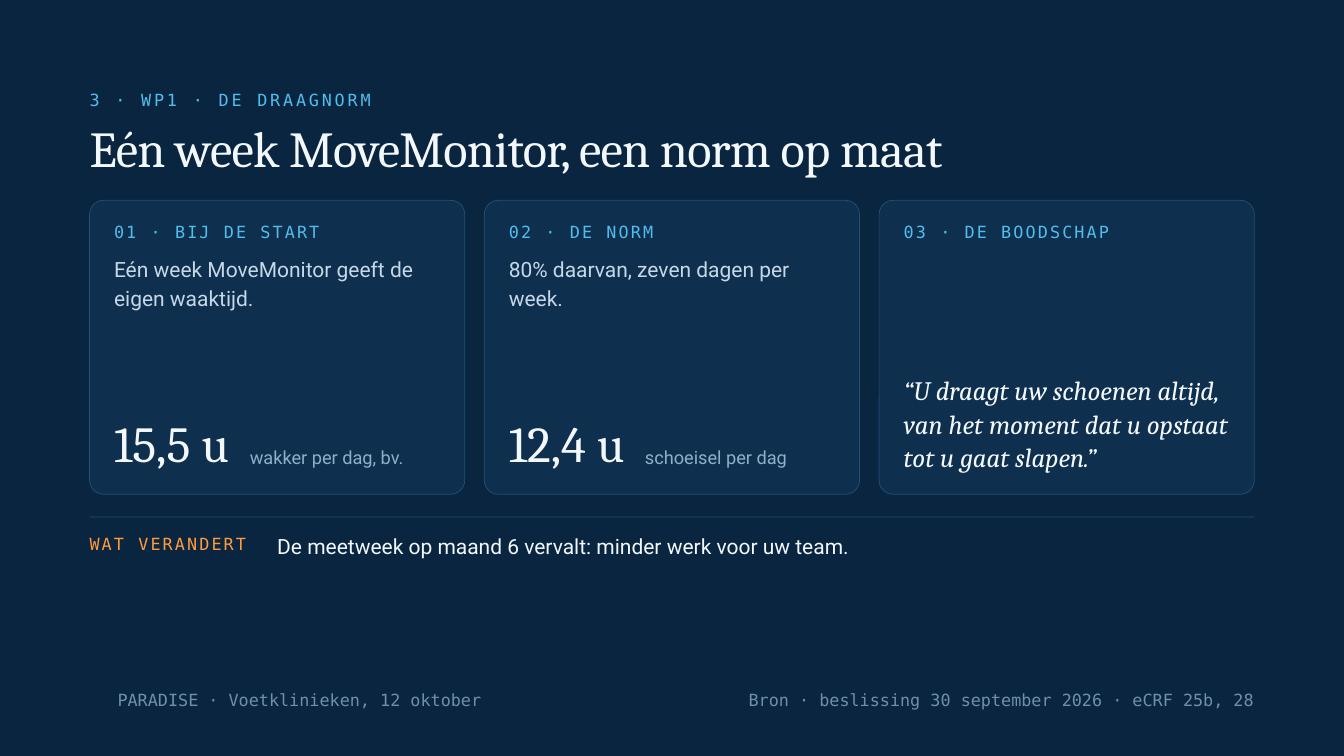
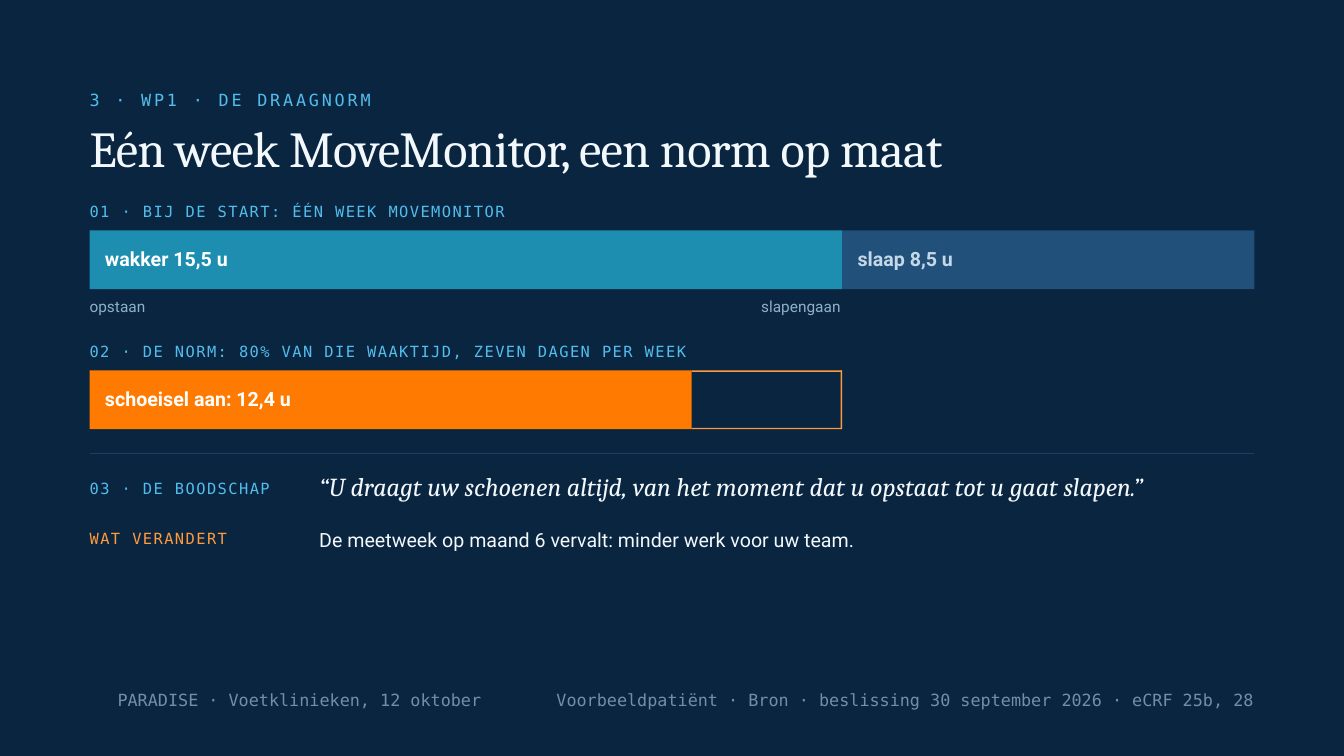
Before and after one commit to Dellfs/paradise-project, a slide deck: slide 14 of PARADISE_presentatie/webdecks/PARADISE_voetklinieken_12okt.pptx (slide 11 before the commit). Drawn at 1344x756 pixels with LibreOffice and Linux fonts; fonts in the diff are those of the drawing; background and template pictures are left out. Boxes give left, top, right and bottom in pixels: in the first picture for what was removed or moved away, otherwise in the second. Text is boxed around its words. In the diff, an @@ line names an element or a change of style, - is before the commit and + after.

```diff
--- a/PARADISE_presentatie/webdecks/PARADISE_voetklinieken_12okt.pptx
+++ b/PARADISE_presentatie/webdecks/PARADISE_voetklinieken_12okt.pptx
@@ text at [90,204,505,217]: text changed; size 12 to 11 pt @@
-01 · BIJ DE START
+01 · BIJ DE START: ÉÉN WEEK MOVEMONITOR
@@ rounded rectangle removed at [90,201,465,495] @@
@@ rounded rectangle removed at [485,201,860,495] @@
@@ rounded rectangle removed at [879,201,1254,495] @@
@@ rectangle added at [90,231,843,289], fill #1D8DB0 @@
@@ text removed at [509,225,653,238] @@
-02 · DE NORM
@@ rectangle added at [842,231,1254,289], fill #21507A @@
@@ text at [105,251,228,270]: text changed; size 36 to 14 pt; font Cambria to Roboto; text colour #F2F8FC to #FFFFFF; bold on @@
-15,5 u
+wakker 15,5 u
@@ text removed at [114,261,413,311] @@
-Eén week MoveMonitor geeft de eigen waaktijd.
@@ text added at [858,251,953,270], 14 pt, text #C5D8E8, bold @@
+slaap 8,5 u
@@ text added at [90,302,146,315], 11 pt, text #8FB0CA @@
+opstaan
@@ text added at [761,300,840,315], 11 pt, text #8FB0CA @@
+slapengaan
@@ text at [90,345,686,359]: text changed; size 15 to 11 pt; font Roboto to DejaVu Sans Mono; text colour #C5D8E8 to #52BDEC @@
-80% daarvan, zeven dagen per week.
+02 · DE NORM: 80% VAN DIE WAAKTIJD, ZEVEN DAGEN PER WEEK
@@ rectangle added at [90,370,692,429], fill #FF7A00 @@
@@ rectangle added at [692,370,842,371], fill #FF9A3D @@
@@ rectangle added at [841,370,842,429], fill #FF9A3D @@
@@ text at [105,391,291,410]: text changed; size 36 to 14 pt; font Cambria to Roboto; text colour #F2F8FC to #FFFFFF; bold on @@
-12,4 u
+schoeisel aan: 12,4 u
@@ rectangle added at [692,427,842,429], fill #FF9A3D @@
@@ text "03 · DE BOODSCHAP" at [90,482,270,494]: size 12 to 11 pt, letter spacing 1.5 to 1 pt @@
@@ text "03 · DE BOODSCHAP": place and size @@
-text "03 · DE BOODSCHAP" at [904,225,1109,238]
+text "03 · DE BOODSCHAP" at [90,482,270,494]
@@ rectangle: place and size @@
-rectangle at [90,517,1255,518]
+rectangle at [90,453,1255,454]
@@ text removed at [250,450,404,468] @@
-wakker per dag, bv.
@@ text "“U draagt uw schoenen altijd, ...": place and size @@
-text "“U draagt uw schoenen altijd, ..." at [904,381,1228,473]
+text "“U draagt uw schoenen altijd, ..." at [319,478,1144,502]
@@ text "“U draagt uw schoenen altijd, ..." at [319,478,1144,502]: size 19 to 18.5 pt; line spacing 23.8pt to 23.1pt @@
@@ text removed at [645,450,787,468] @@
-schoeisel per dag
@@ text "WAT VERANDERT" at [90,532,227,544]: size 12 to 11 pt, letter spacing 1.5 to 1 pt @@
@@ text "De meetweek op maand 6 ...": place and size @@
-text "De meetweek op maand 6 ..." at [277,538,848,559]
+text "De meetweek op maand 6 ..." at [319,532,854,551]
@@ text "De meetweek op maand 6 ..." at [319,532,854,551]: size 15 to 14 pt; line spacing 20.2pt to 18.9pt @@
@@ text at [556,693,1253,710]: text changed @@
-Bron · beslissing 30 september 2026 · eCRF 25b, 28
+Voorbeeldpatiënt · Bron · beslissing 30 september 2026 · eCRF 25b, 28
```
Also in this commit, not shown: 3 slides added.
